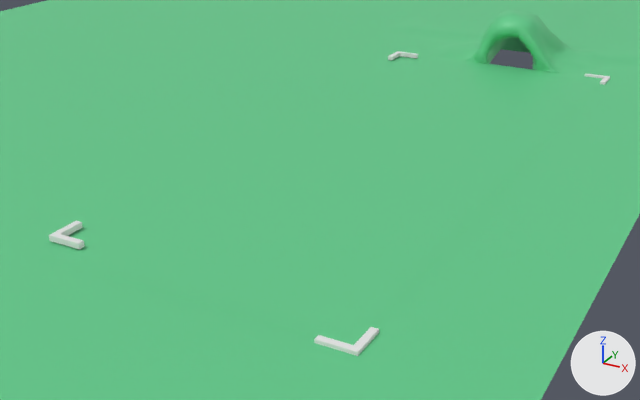
One commit to the Blender file models/defense_track.blend: the scene before it, then after it.
One viewpoint serves both versions: a 50 mm camera at (7.69, -17.33, 6.92) aimed at (-1.49, -0.64, -1.42). The lights are fixed; the arrows at lower right show +X, +Y and +Z.
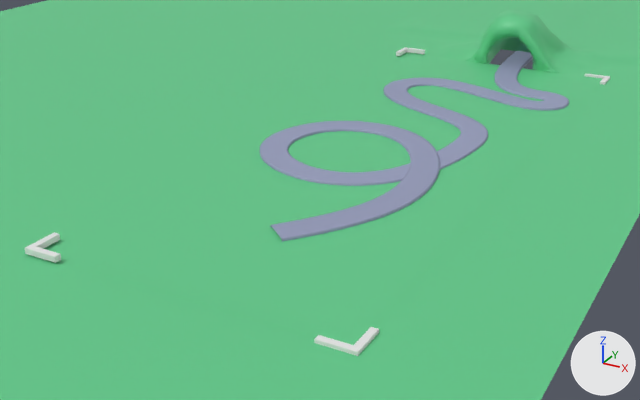
Commit message: Add path to defense track

Boxes (x1, y1, x2, y2) around the edits, measured in the pictures (640 x 400 px):
'path_original.001', added (blue): after (260, 51, 569, 242)
'Cube.001', moved: before (49, 51, 418, 249); after (25, 47, 425, 263)

Edits to the bpy script that builds the scene:
```text
Add me_nurbspath_001:
    me_nurbspath_001.from_pydata(...)  # 2400 vertices, 2390 faces; spans x -10.7..4.5, y -2.7..2.6, z -0.1..0.1
    me_nurbspath_001.polygons.foreach_set('use_smooth', [True] * 2390)
    me_nurbspath_001.materials.append(mat_base)  # picture img_colormap_png
Change ob_cube_001:
    ob_cube_001.location: (-3.04, -7.25, 0.08) -> (-3.04, -7.82, 0.08)
Add ob_path_original_001:
    ob_path_original_001 = bpy.data.objects.new('path_original.001', me_nurbspath_001)
    ob_path_original_001.location = (0.0, 5.26, 0.0)
    ob_path_original_001.rotation_euler = (0.0, 0.0, 1.571)  # degrees (0, 0, 90)
```
